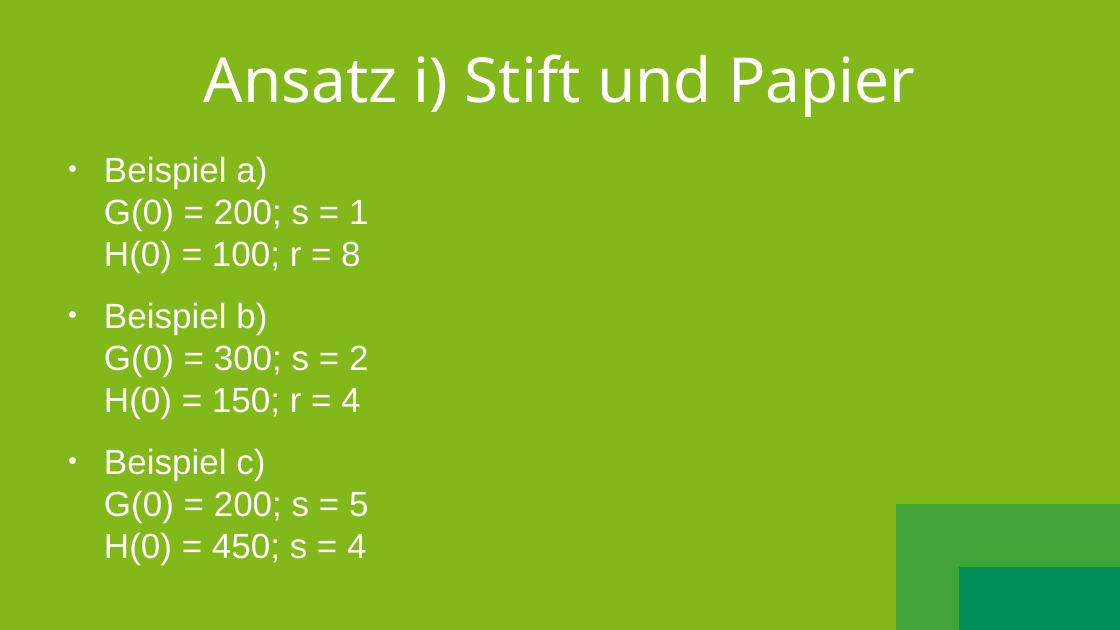
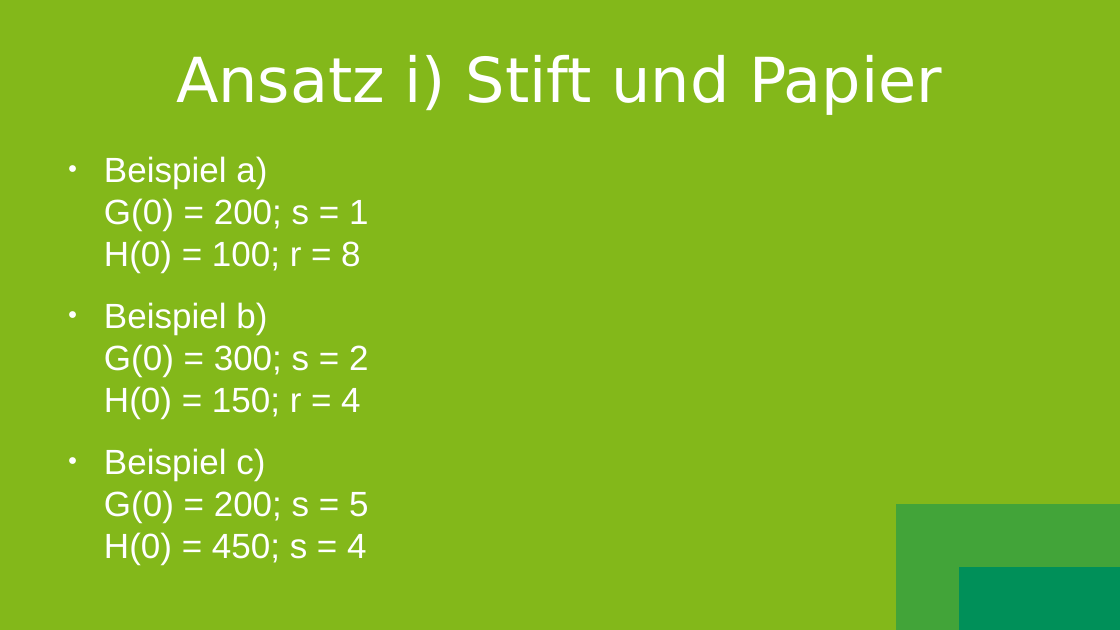
Before and after one commit to SootDan/LanchesterModell, a slide deck: slide 6 of Prasentation.odp. Drawn at 1120x630 pixels with LibreOffice and Linux fonts; fonts in the diff are those of the drawing. Boxes give left, top, right and bottom in pixels: in the first picture for what was removed or moved away, otherwise in the second. Text is boxed around its words. In the diff, an @@ line names an element or a change of style, - is before the commit and + after.

```diff
--- a/Prasentation.odp
+++ b/Prasentation.odp
@@ title "Ansatz i) Stift und Papier" at <box>176,55,942,115</box>: font Noto Sans to DejaVu Sans @@
```
Also in this commit, not shown: 6 other slides changed, 1 slide added, 1 slide removed, 2 other files.
